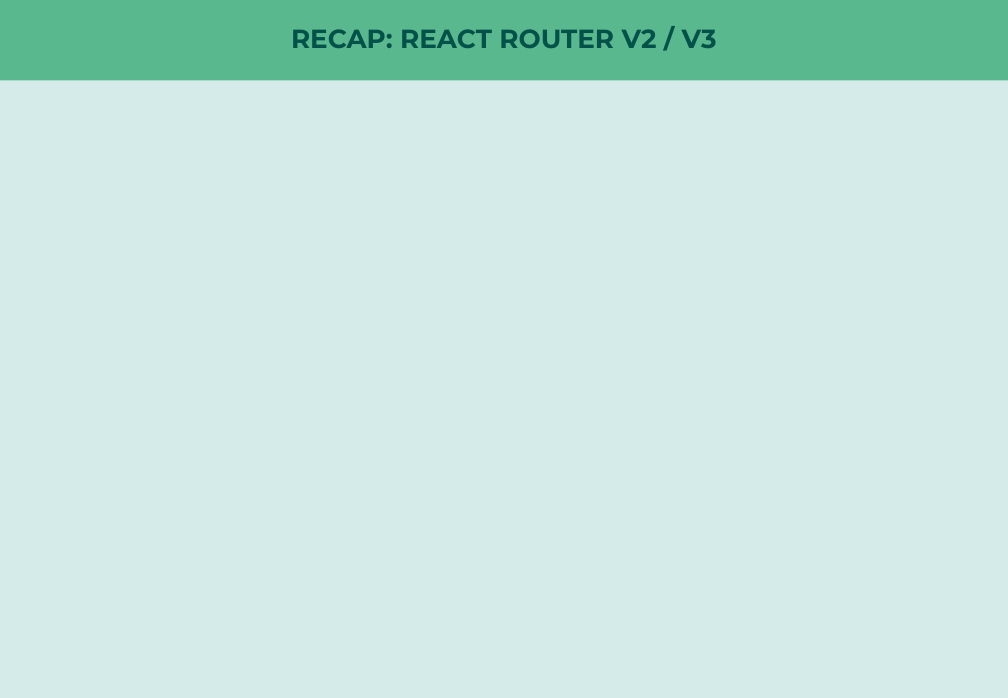
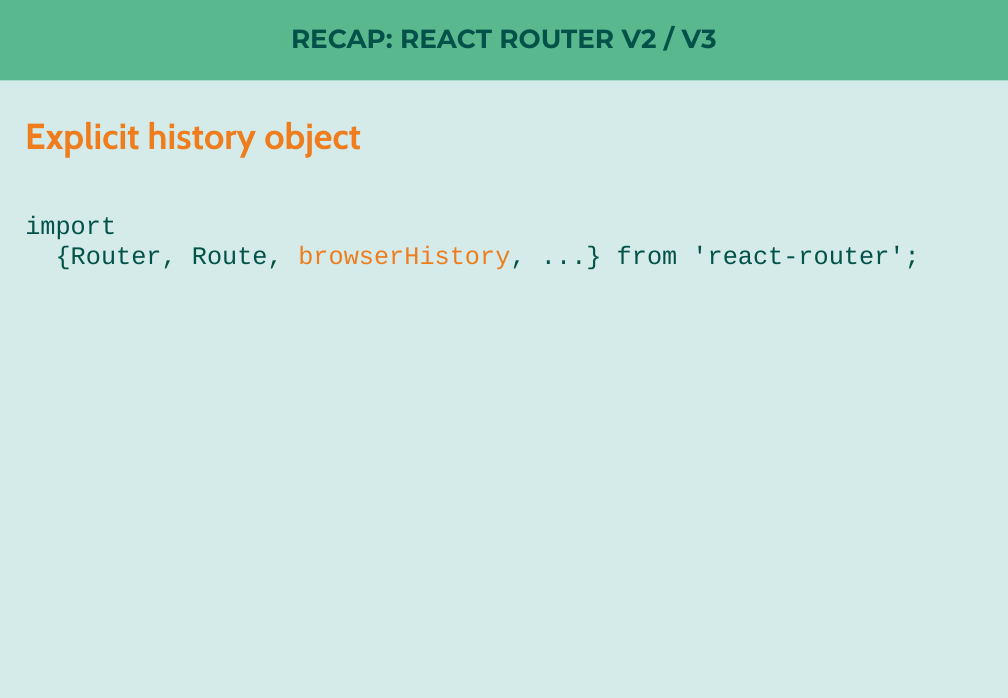
Before and after one commit to nilshartmann/react-rr4-example, a slide deck: slide 3 of react-router-meetup.pptx. Drawn at 1008x698 pixels with LibreOffice and Linux fonts; fonts in the diff are those of the drawing. Boxes give left, top, right and bottom in pixels: in the first picture for what was removed or moved away, otherwise in the second. Text is boxed around its words. In the diff, an @@ line names an element or a change of style, - is before the commit and + after.

```diff
--- a/react-router-meetup.pptx
+++ b/react-router-meetup.pptx
@@ text added at bbox=[25, 122, 361, 157], 28 pt, text #EF7D1D, bold @@
+Explicit history object
@@ text added at bbox=[25, 216, 919, 270], 19.5 pt, text #025249 @@
+import
+{Router, Route, browserHistory, ...} from 'react-router';
```
Also in this commit, not shown: 5 other slides changed, 7 slides added, 1 slide removed.
